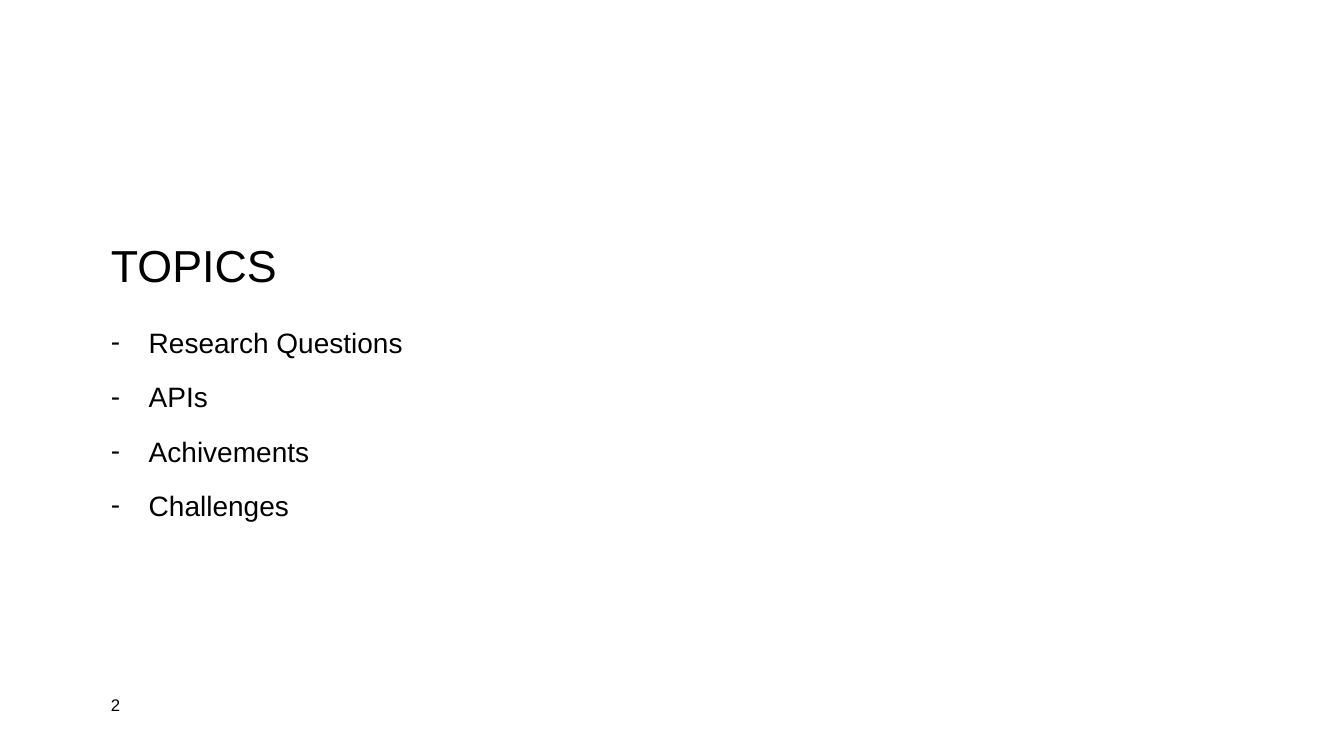
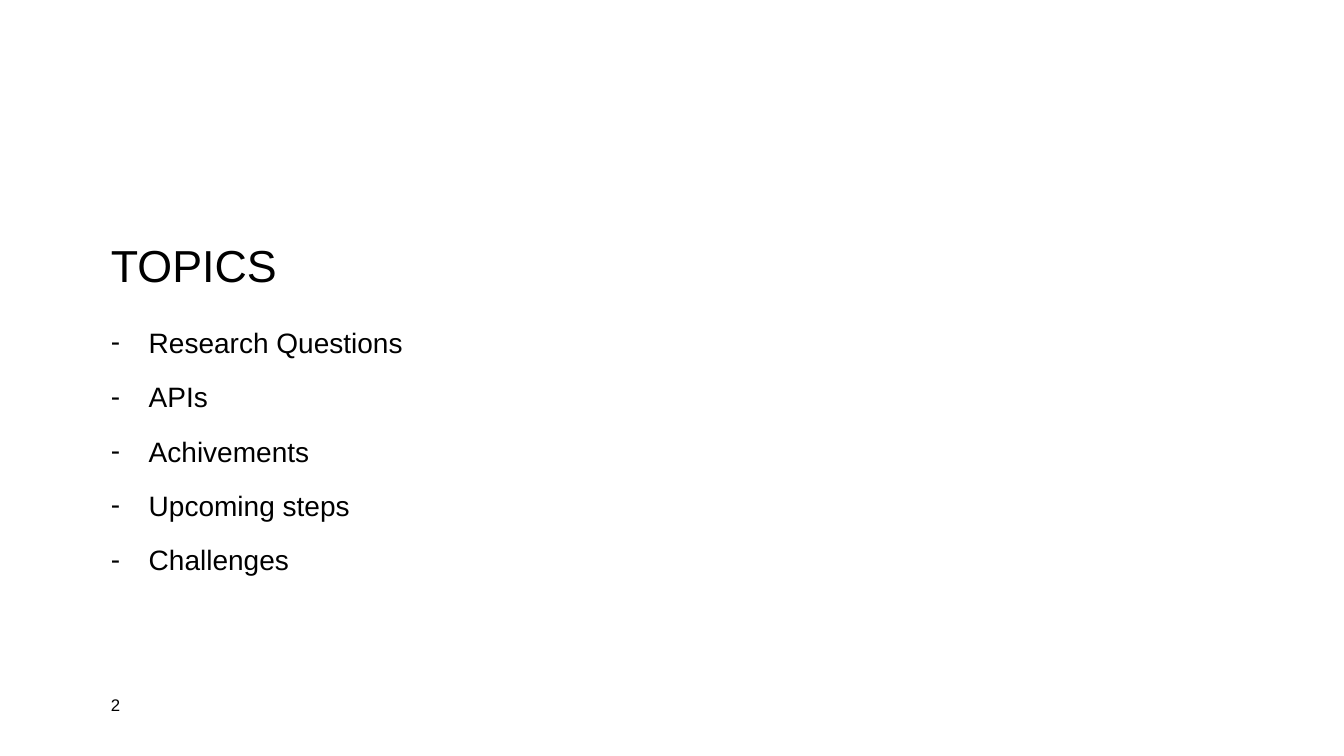
Before and after one commit to lennartklose96/DataScienceProject, a slide deck: slide 2 of Data-Science-Project2Präsi.pptx. Drawn at 1344x756 pixels with LibreOffice and Linux fonts; fonts in the diff are those of the drawing; background and template pictures are left out. Boxes give left, top, right and bottom in pixels: in the first picture for what was removed or moved away, otherwise in the second. Text is boxed around its words. In the diff, an @@ line names an element or a change of style, - is before the commit and + after.

Commit message:
upcoming steps ergänzt

```diff
--- a/Data-Science-Project2Präsi.pptx
+++ b/Data-Science-Project2Präsi.pptx
@@ text at <box>149,495,350,521</box>: paragraph added @@
+– Upcoming steps
```
Also in this commit, not shown: 1 slide added, 1 other file.
